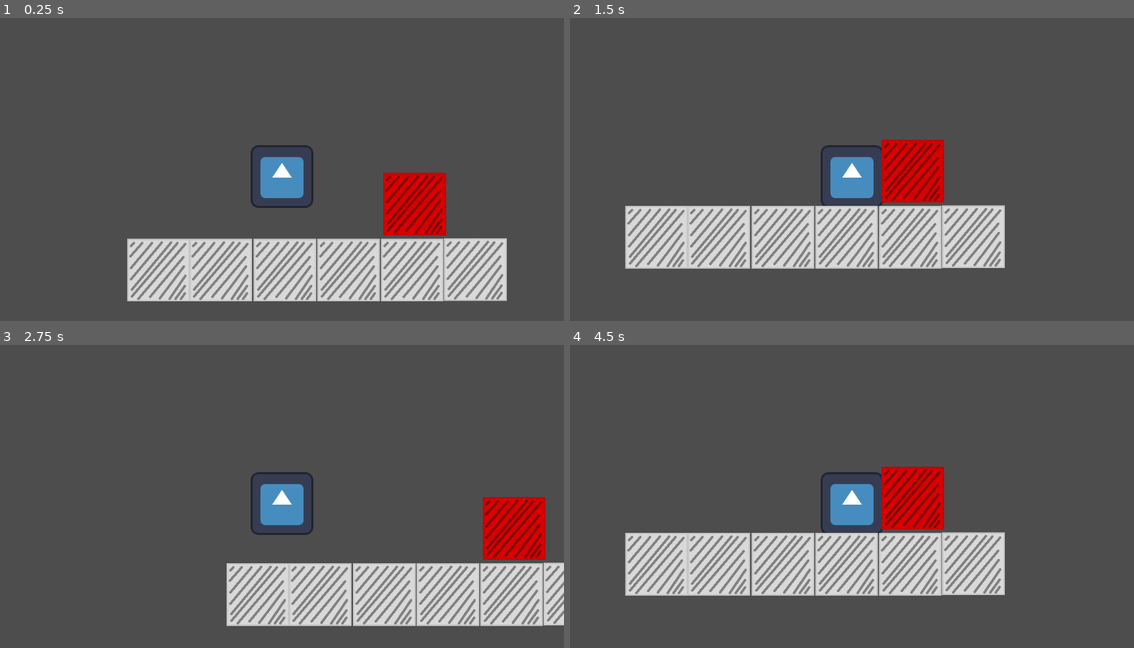
Above: before the commit, frames 1-4 (two rows, left to right).
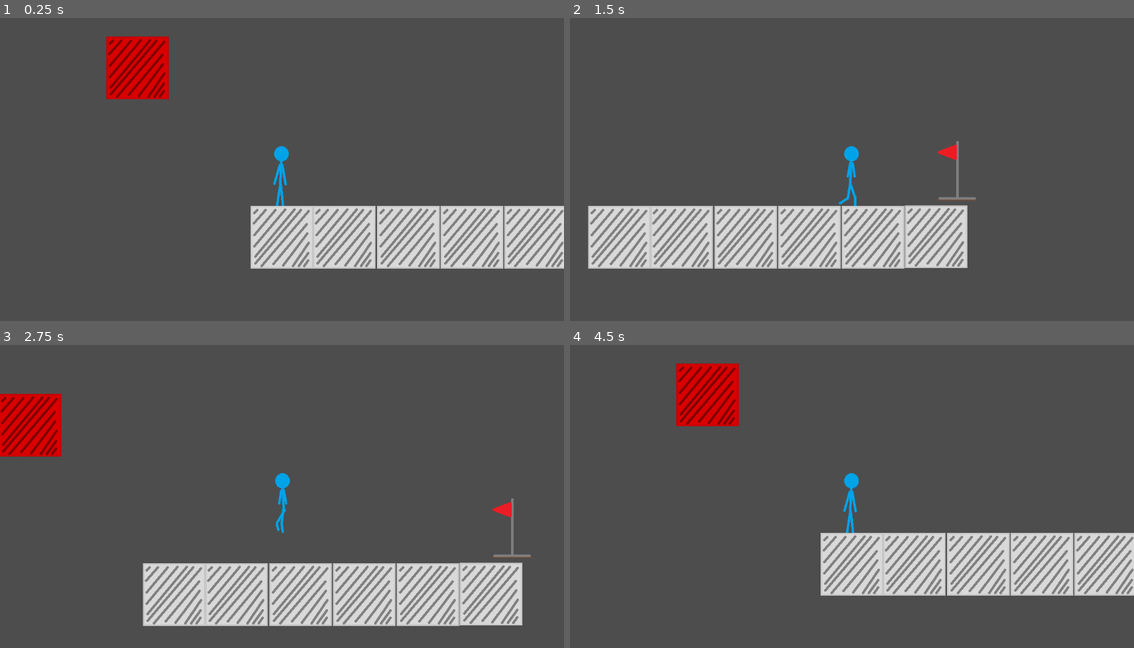
Above: after the commit, the same moments.

Repository: Eric-Chrisman/codeFridayProject
Game: Godot game, scene res://scenes/main/node.tscn
The game is run twice, just before and just after one commit, with the same random seed, the same clock (stepped at 60 frames per second) and the same inputs. The engine's default icon, where the game draws it, is replaced by a stand-in: a white triangle on a blue panel in a dark square.
Inputs (mouse positions are in pixels of both pictures, inside the frame that each line leads up to):
- Up to frame 1 (0.25 s): no input
- Up to frame 2 (1.5 s): hold D (right) from 0.53 s (still down); tap Space (space) at 0.6, 1.35 s
- Up to frame 3 (2.75 s): release D (right) at 2.03 s; hold Left (left) from 2.03 s (still down); tap Space (space) at 2.1 s
- Up to frame 4 (4.5 s): release Left (left) at 2.78 s; hold D (right) 2.78-4.25 s; tap Space (space) at 2.85, 3.6 s; click (874, 523) at 4.25 s, where only the run after the commit has a clickable "Reset"

The runs differ from the first frame. In frame 1, 24% of the frame differs, in the area x 18-100%, y 6-94%; in frame 2, 12%; in frame 3, 15%; in frame 4, 22%.

Commit message:
partTwoCodeFriday

Diff:
--- /dev/null
+++ b/gui/winScreen/win.gd
@@ -0,0 +1,6 @@
+extends Control
+
+signal reset
+
+func _on_button_pressed() -> void:
+	emit_signal("reset")
--- /dev/null
+++ b/gui/winScreen/win.tscn
@@ -0,0 +1,32 @@
+[gd_scene load_steps=2 format=3 uid="uid://ba5qgauy2fvcw"]
+
+[ext_resource type="Script" path="res://gui/winScreen/win.gd" id="1_k6hc2"]
+
+[node name="Control" type="Control"]
+layout_mode = 3
+anchors_preset = 8
+anchor_left = 0.5
+anchor_top = 0.5
+anchor_right = 0.5
+anchor_bottom = 0.5
+grow_horizontal = 2
+grow_vertical = 2
+script = ExtResource("1_k6hc2")
+
+[node name="PanelContainer" type="PanelContainer" parent="."]
+layout_mode = 0
+offset_right = 40.0
+offset_bottom = 40.0
+
+[node name="VBoxContainer" type="VBoxContainer" parent="PanelContainer"]
+layout_mode = 2
+
+[node name="Label" type="Label" parent="PanelContainer/VBoxContainer"]
+layout_mode = 2
+text = "YOU WIN!!!!!!"
+
+[node name="Button" type="Button" parent="PanelContainer/VBoxContainer"]
+layout_mode = 2
+text = "Reset"
+
+[connection signal="pressed" from="PanelContainer/VBoxContainer/Button" to="." method="_on_button_pressed"]
--- /dev/null
+++ b/scenes/flag/flag.gd
@@ -0,0 +1,3 @@
+extends StaticBody2D
+
+var ID:String = "flag"
--- /dev/null
+++ b/scenes/flag/flag.tscn
@@ -0,0 +1,19 @@
+[gd_scene load_steps=4 format=3 uid="uid://ca47r8onork32"]
+
+[ext_resource type="Script" path="res://scenes/flag/flag.gd" id="1_ippjp"]
+[ext_resource type="Texture2D" uid="uid://cejkrmib1dsgg" path="res://resrouces/flag/flag.png" id="1_mnxhh"]
+
+[sub_resource type="RectangleShape2D" id="RectangleShape2D_qucaa"]
+size = Vector2(78, 121)
+
+[node name="flag" type="StaticBody2D"]
+collision_layer = 2
+collision_mask = 0
+script = ExtResource("1_ippjp")
+
+[node name="Sprite2D" type="Sprite2D" parent="."]
+texture = ExtResource("1_mnxhh")
+
+[node name="CollisionShape2D" type="CollisionShape2D" parent="."]
+position = Vector2(-1, 2.5)
+shape = SubResource("RectangleShape2D_qucaa")
--- a/scenes/hotMetal/hot_metal.tscn
+++ b/scenes/hotMetal/hot_metal.tscn
@@ -7,6 +7,7 @@
 size = Vector2(128, 127)
 
 [node name="hotMetal" type="StaticBody2D"]
+collision_layer = 2
 collision_mask = 0
 script = ExtResource("1_ouqly")
 
--- a/scenes/main/node.gd
+++ b/scenes/main/node.gd
@@ -1,4 +1,22 @@
 extends Node
+
+@export var player:CharacterBody2D = null
+@onready var startingPosition:Node2D = $startingPosition
 
 func _ready():
 	print("main was loaded")
+	var startingPosition:Node2D = $startingPosition
+	if player and startingPosition:
+		player.position = startingPosition.position
+
+func _on_player_player_hit() -> void:
+	if player and startingPosition:
+		player.velocity = Vector2(0,0)
+		player.position = startingPosition.position
+
+func _on_win_reset() -> void:
+	$CanvasLayer/win.visible = false
+	_on_player_player_hit()
+
+func _on_player_player_goal() -> void:
+	$CanvasLayer/win.visible = true
--- a/scenes/main/node.tscn
+++ b/scenes/main/node.tscn
@@ -1,13 +1,16 @@
-[gd_scene load_steps=6 format=3 uid="uid://dhxdbl8fignpn"]
+[gd_scene load_steps=8 format=3 uid="uid://dhxdbl8fignpn"]
 
 [ext_resource type="Script" path="res://scenes/main/node.gd" id="1_1igym"]
 [ext_resource type="PackedScene" uid="uid://dblfgm3h7dg7o" path="res://scenes/player/player.tscn" id="2_d8ceq"]
 [ext_resource type="PackedScene" uid="uid://dq4ksedfq3b20" path="res://scenes/platform/platform.tscn" id="3_cfem7"]
 [ext_resource type="PackedScene" uid="uid://b1dwfcxiyc4cb" path="res://scenes/smartCamera/camera_2d.tscn" id="4_riknm"]
 [ext_resource type="PackedScene" uid="uid://b7oukx6tob6el" path="res://scenes/hotMetal/hot_metal.tscn" id="5_dc04j"]
+[ext_resource type="PackedScene" uid="uid://ca47r8onork32" path="res://scenes/flag/flag.tscn" id="6_rr0lh"]
+[ext_resource type="PackedScene" uid="uid://ba5qgauy2fvcw" path="res://gui/winScreen/win.tscn" id="7_rep0n"]
 
-[node name="main" type="Node"]
+[node name="main" type="Node" node_paths=PackedStringArray("player")]
 script = ExtResource("1_1igym")
+player = NodePath("player")
 
 [node name="player" parent="." instance=ExtResource("2_d8ceq")]
 position = Vector2(-6, -224)
@@ -34,4 +37,24 @@
 player = NodePath("../player")
 
 [node name="hotMetal" parent="." instance=ExtResource("5_dc04j")]
-position = Vector2(265, -135)
+position = Vector2(-553, -346)
+
+[node name="hotMetal2" parent="." instance=ExtResource("5_dc04j")]
+visible = false
+position = Vector2(5, 351)
+scale = Vector2(1021.01, 1.14885)
+
+[node name="startingPosition" type="Node2D" parent="."]
+position = Vector2(-258, -140)
+
+[node name="flag" parent="." instance=ExtResource("6_rr0lh")]
+position = Vector2(432, -139)
+
+[node name="CanvasLayer" type="CanvasLayer" parent="."]
+
+[node name="win" parent="CanvasLayer" instance=ExtResource("7_rep0n")]
+visible = false
+
+[connection signal="playerGoal" from="player" to="." method="_on_player_player_goal"]
+[connection signal="playerHit" from="player" to="." method="_on_player_player_hit"]
+[connection signal="reset" from="CanvasLayer/win" to="." method="_on_win_reset"]
--- a/scenes/player/player.gd
+++ b/scenes/player/player.gd
@@ -1,8 +1,13 @@
 extends CharacterBody2D
+
+@export var aniSprite:AnimatedSprite2D = null
 
 var gravity:float = 980
 var moveSpeed:float = 500
 var jumpPower:float = -400
+
+signal playerHit
+signal playerGoal
 
 func _process(delta):
 	if not is_on_floor():
@@ -14,12 +19,23 @@
 	var moveVector:float = 0
 	if Input.is_action_pressed("left"):
 		moveVector -= moveSpeed
-	if Input.is_action_pressed("right"):
+		if aniSprite:
+			aniSprite.play("Walk")
+			aniSprite.flip_h = true
+	elif Input.is_action_pressed("right"):
 		moveVector += moveSpeed
+		if aniSprite:
+			aniSprite.play("Walk")
+			aniSprite.flip_h = false
+	else:
+		aniSprite.play("Idle")
 
 	velocity.x = moveVector
 	move_and_slide()
 
 
 func _on_area_2d_body_entered(body):
-	print("OW")
+	if body.ID == "hurt":
+		emit_signal("playerHit")
+	elif body.ID == "flag":
+		emit_signal("playerGoal")
--- a/scenes/player/player.tscn
+++ b/scenes/player/player.tscn
@@ -1,42 +1,63 @@
-[gd_scene load_steps=6 format=3 uid="uid://dblfgm3h7dg7o"]
+[gd_scene load_steps=9 format=3 uid="uid://dblfgm3h7dg7o"]
 
 [ext_resource type="Script" path="res://scenes/player/player.gd" id="1_7htud"]
-[ext_resource type="Texture2D" uid="uid://cs6gjjd4djo7p" path="res://icon.svg" id="1_mbdpg"]
+[ext_resource type="Texture2D" uid="uid://bt2qvwb1gqlru" path="res://resrouces/player/playerIdle.png" id="2_axtlo"]
+[ext_resource type="Texture2D" uid="uid://b3j6qp5xtnn2s" path="res://resrouces/player/playerWalkOne.png" id="3_teoa0"]
+[ext_resource type="Texture2D" uid="uid://13n6h0t5jq6" path="res://resrouces/player/playerWalkTwo.png" id="4_jcw6t"]
+[ext_resource type="Texture2D" uid="uid://81lyk5xdhaeh" path="res://resrouces/player/playerWalkThree.png" id="5_g35g6"]
 
 [sub_resource type="RectangleShape2D" id="RectangleShape2D_mf7yf"]
-size = Vector2(120, 121)
+size = Vector2(30, 121)
 
 [sub_resource type="RectangleShape2D" id="RectangleShape2D_0qpds"]
-size = Vector2(126.5, 126)
+size = Vector2(33, 126)
 
 [sub_resource type="SpriteFrames" id="SpriteFrames_7ufri"]
 animations = [{
 "frames": [{
 "duration": 1.0,
-"texture": ExtResource("1_mbdpg")
+"texture": ExtResource("2_axtlo")
 }],
 "loop": true,
 "name": &"Idle",
 "speed": 5.0
+}, {
+"frames": [{
+"duration": 1.0,
+"texture": ExtResource("3_teoa0")
+}, {
+"duration": 1.0,
+"texture": ExtResource("4_jcw6t")
+}, {
+"duration": 1.0,
+"texture": ExtResource("5_g35g6")
+}],
+"loop": true,
+"name": &"Walk",
+"speed": 10.0
 }]
 
-[node name="player" type="CharacterBody2D"]
+[node name="player" type="CharacterBody2D" node_paths=PackedStringArray("aniSprite")]
 collision_layer = 0
 script = ExtResource("1_7htud")
+aniSprite = NodePath("AnimatedSprite2D")
 
 [node name="CollisionShape2D" type="CollisionShape2D" parent="."]
-position = Vector2(0, 0.5)
+position = Vector2(-3, 0.5)
 shape = SubResource("RectangleShape2D_mf7yf")
 
-[node name="Area2D" type="Area2D" parent="."]
+[node name="hitBox" type="Area2D" parent="."]
 position = Vector2(0.25, 0)
 collision_layer = 0
+collision_mask = 2
 
-[node name="CollisionShape2D2" type="CollisionShape2D" parent="Area2D"]
+[node name="CollisionShape2D2" type="CollisionShape2D" parent="hitBox"]
+position = Vector2(-3.75, 0)
 shape = SubResource("RectangleShape2D_0qpds")
 
 [node name="AnimatedSprite2D" type="AnimatedSprite2D" parent="."]
 sprite_frames = SubResource("SpriteFrames_7ufri")
 animation = &"Idle"
+frame_progress = 0.16576
 
-[connection signal="body_entered" from="Area2D" to="." method="_on_area_2d_body_entered"]
+[connection signal="body_entered" from="hitBox" to="." method="_on_area_2d_body_entered"]
Binary file added: resrouces/flag/flag.png
Not shown, added: resrouces/flag/flag.png.import
